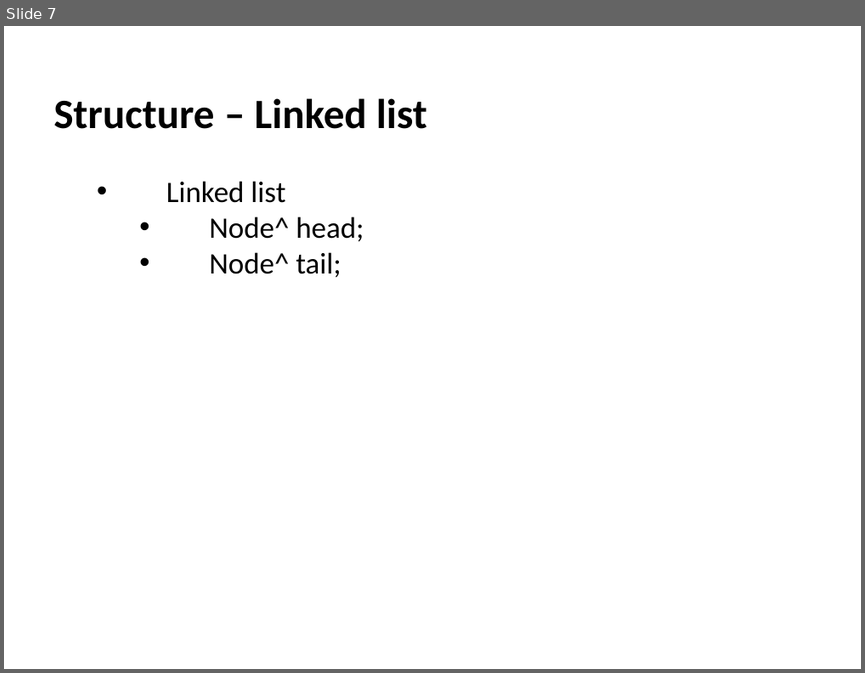
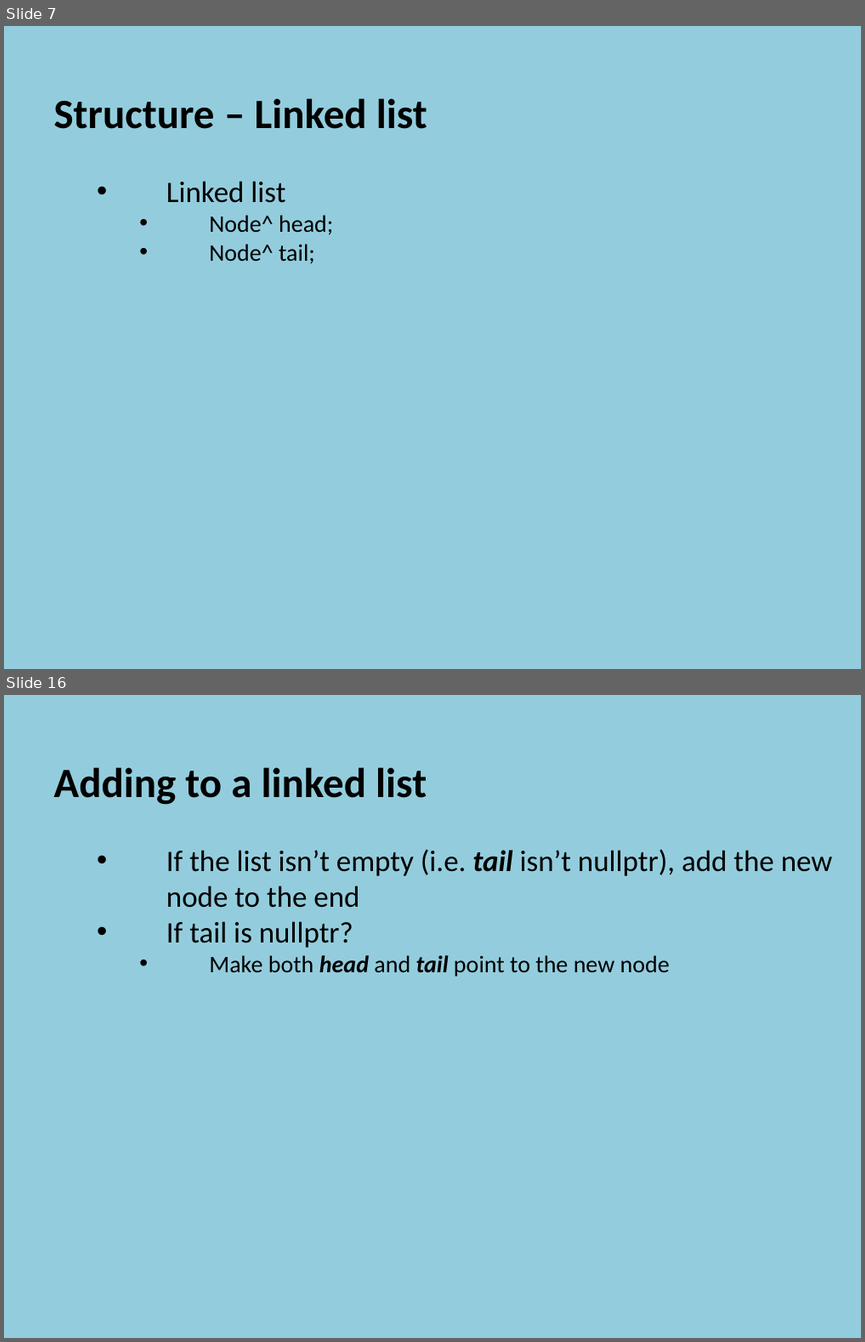
Before and after one commit to szetko/course-materials, a slide deck: Programming 4/03.1 Linked Lists/03.1 Linked Lists.pptx. Shown one above the other, each under a label of ours: slide 7 before the commit, slides 7 and 16 after it; the slides between them are not shown. The pictures are 865x673 and 865x1342 pixels, drawn with LibreOffice and Linux fonts; fonts in the diff are those of the drawing. Boxes give left, top, right and bottom in pixels: in the first picture for what was removed or moved away, otherwise in the second. Text is boxed around its words. In the diff, an @@ line names an element or a change of style, - is before the commit and + after.

Commit message:
Update PP - Linked Lists

```diff
--- a/Programming 4/03.1 Linked Lists/03.1 Linked Lists.pptx
+++ b/Programming 4/03.1 Linked Lists/03.1 Linked Lists.pptx
@@ slide 16 added at box(4, 695, 861, 1338), background #93CDDD @@
@@ text added at box(54, 767, 833, 976), 25 pt, text #000000 @@
+  Adding to a linked list
+    • If the list isn’t empty (i.e. tail isn’t nullptr), add the new node to the end
+    • If tail is nullptr?
+      • Make both head and tail point to the new node
@@ slide 7 changed as well @@
@@ background #FFFFFF to #93CDDD @@
@@ text at box(209, 215, 333, 264): size 25 to 20 pt in "Node^ head;", "Node^ tail;" @@
```
Also in this commit, not shown: 5 other slides changed, 25 other slides added, 1 slide removed, 1 other file.
